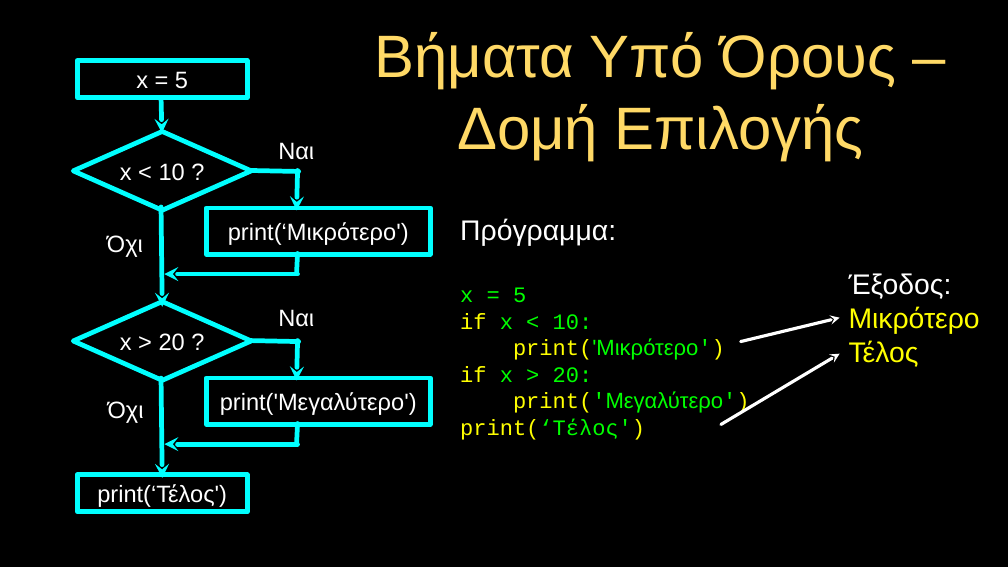
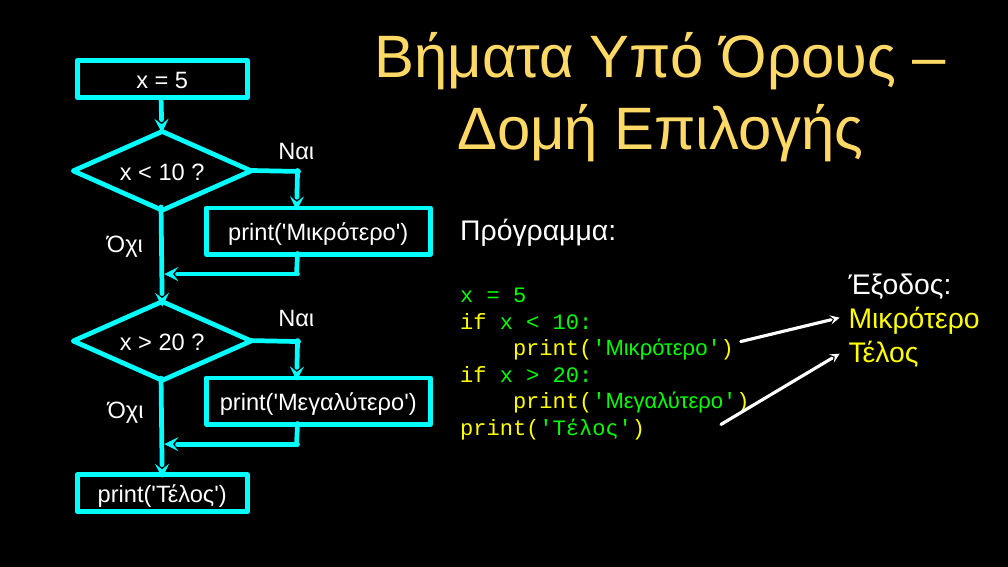
Before and after one commit to csev/py4e, a slide deck: slide 2 of lectures3/gr/Pythonlearn-03-Conditional.pptx. Drawn at 1008x567 pixels with LibreOffice and Linux fonts; fonts in the diff are those of the drawing. Boxes give left, top, right and bottom in pixels: in the first picture for what was removed or moved away, otherwise in the second. Text is boxed around its words. In the diff, an @@ line names an element or a change of style, - is before the commit and + after.

```diff
--- a/lectures3/gr/Pythonlearn-03-Conditional.pptx
+++ b/lectures3/gr/Pythonlearn-03-Conditional.pptx
@@ text in rectangle at (x1=228, y1=222, x2=408, y2=245): text changed @@
-print(‘Μικρότερο')
+print('Μικρότερο')
@@ text at (x1=513, y1=339, x2=734, y2=360): font Arial to Courier New in "print('Μικρότερο')" @@
@@ text at (x1=460, y1=419, x2=645, y2=440): text changed @@
-print(‘Τέλος')
+print('Τέλος')
```
Also in this commit, not shown: 15 other slides changed, 9 other files.
